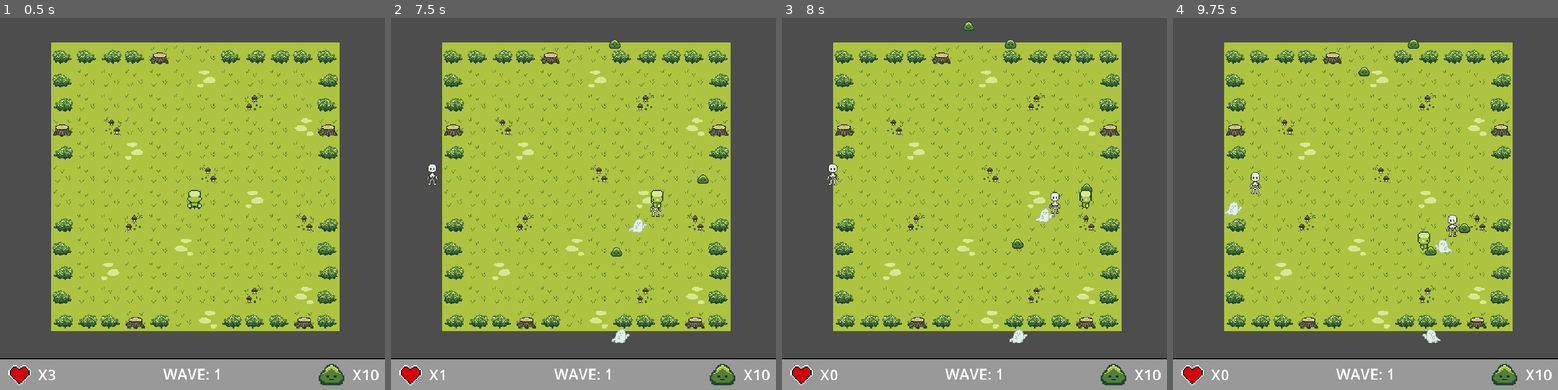
Above: before the commit, frames 1-4 (left to right).
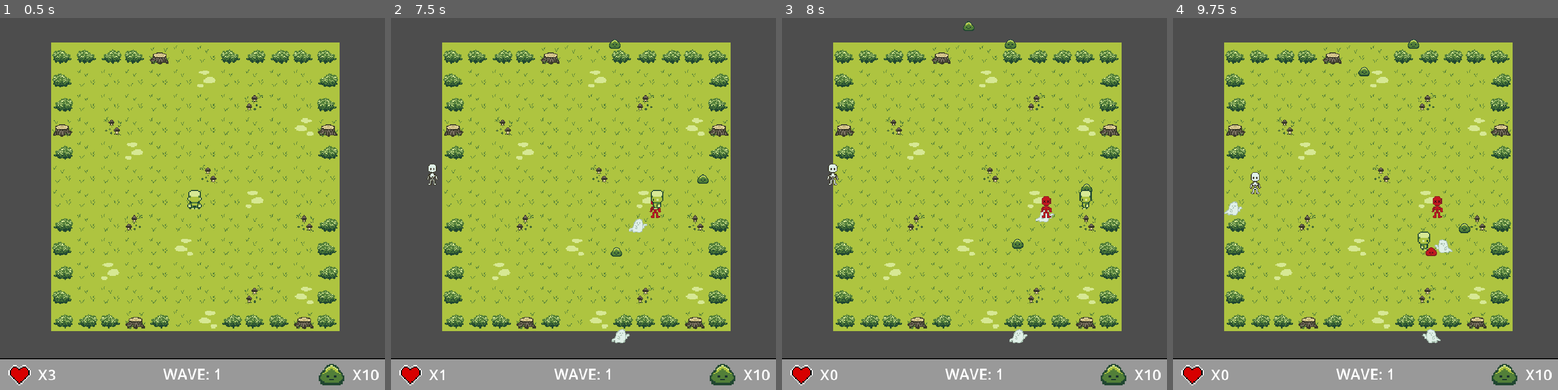
Above: after the commit, the same moments.

Repository: ZitronCrazy/circles-of-bullets
Game: Godot game, scene res://scenes/main.tscn
Two runs of this game, one before a commit and one after it. Both use one fixed random seed, a clock stepped at 60 frames per second and the inputs below.
Inputs (mouse positions are in pixels of both pictures, inside the frame that each line leads up to):
- Up to frame 1 (0.5 s): no input
- Up to frame 2 (7.5 s): tap Enter at 0.5 s; move the mouse to (668, 159) at 0.52 s; hold D (right) 0.53-1.28 s; click (668, 159) at 0.67 s; move the mouse to (506, 204) at 1.27 s; hold S (down) 1.28-2.03 s; move the mouse to (622, 88) at 2.02 s; hold D (right) 2.03-2.78 s; move the mouse to (564, 263) at 2.77 s; hold W (up) 2.78-3.53 s; click (564, 263) at 2.92 s; move the mouse to (699, 244) at 3.52 s; hold A (left) 3.53-5.03 s; move the mouse to (468, 118) at 4.27 s; move the mouse to (602, 181) at 5.02 s; hold S (down) 5.03-5.78 s; click (602, 181) at 5.17 s; move the mouse to (525, 77) at 5.77 s; hold D (right) 5.78-6.53 s; move the mouse to (668, 159) at 6.52 s; hold W (up) 6.53-7.28 s; move the mouse to (506, 204) at 7.27 s; hold D (right) from 7.28 s (still down); click (506, 204) at 7.42 s
- Up to frame 3 (8 s): keep holding D (right)
- Up to frame 4 (9.75 s): move the mouse to (1404, 88) at 8.02 s; release D (right) at 8.03 s; hold S (down) 8.03-8.78 s; move the mouse to (1346, 263) at 8.77 s; hold A (left) 8.78-9.53 s; move the mouse to (1481, 244) at 9.52 s; hold W (up) from 9.53 s (still down); click (1481, 244) at 9.67 s

Frame 1 is identical in both runs. In frame 2, less than 0.1% of the frame differs, in the area x 67-71%, y 49-54%; in frame 3, 0.2%; in frame 4, 0.3%, in the area x 65-75%, y 47-65%.

Commit message:
main scene fix

Diff:
--- a/scenes/main.tscn
+++ b/scenes/main.tscn
@@ -3,7 +3,9 @@
 [ext_resource type="PackedScene" uid="uid://c422dy2syhgxs" path="res://scenes/player.tscn" id="1_o5qli"]
 [ext_resource type="Script" uid="uid://dy1uq6y1t1lph" path="res://scenes/main.gd" id="1_sugp2"]
 [ext_resource type="PackedScene" uid="uid://bsi16we083rk5" path="res://scenes/enemy_spawner.tscn" id="2_0wfyh"]
+[ext_resource type="Script" uid="uid://csvrm6r575b6t" path="res://scenes/bullet_manager.gd" id="3_jyhfs"]
 [ext_resource type="PackedScene" uid="uid://d0ybvqnneueqa" path="res://scenes/world.tscn" id="4_jyhfs"]
+[ext_resource type="PackedScene" uid="uid://c0ro0vjq3d4hv" path="res://scenes/bullets/bullet.tscn" id="4_tbgi4"]
 [ext_resource type="PackedScene" uid="uid://j6ihvpg2gmyw" path="res://scenes/hud.tscn" id="5_tbgi4"]
 
 [node name="Main" type="Node" unique_id=1726041106]
@@ -12,6 +14,10 @@
 [node name="World" parent="." unique_id=1719586215 instance=ExtResource("4_jyhfs")]
 
 [node name="Player" parent="." unique_id=267700314 instance=ExtResource("1_o5qli")]
+
+[node name="BulletManager" type="Node2D" parent="." unique_id=687902725]
+script = ExtResource("3_jyhfs")
+bullet_scene = ExtResource("4_tbgi4")
 
 [node name="EnemySpawner" parent="." unique_id=76893813 instance=ExtResource("2_0wfyh")]
 
@@ -22,4 +28,5 @@
 
 [node name="hud" parent="." unique_id=1838105925 instance=ExtResource("5_tbgi4")]
 
+[connection signal="shoot" from="Player" to="BulletManager" method="_on_player_shoot"]
 [connection signal="hit_p" from="EnemySpawner" to="." method="_on_enemy_spawner_hit_p"]
